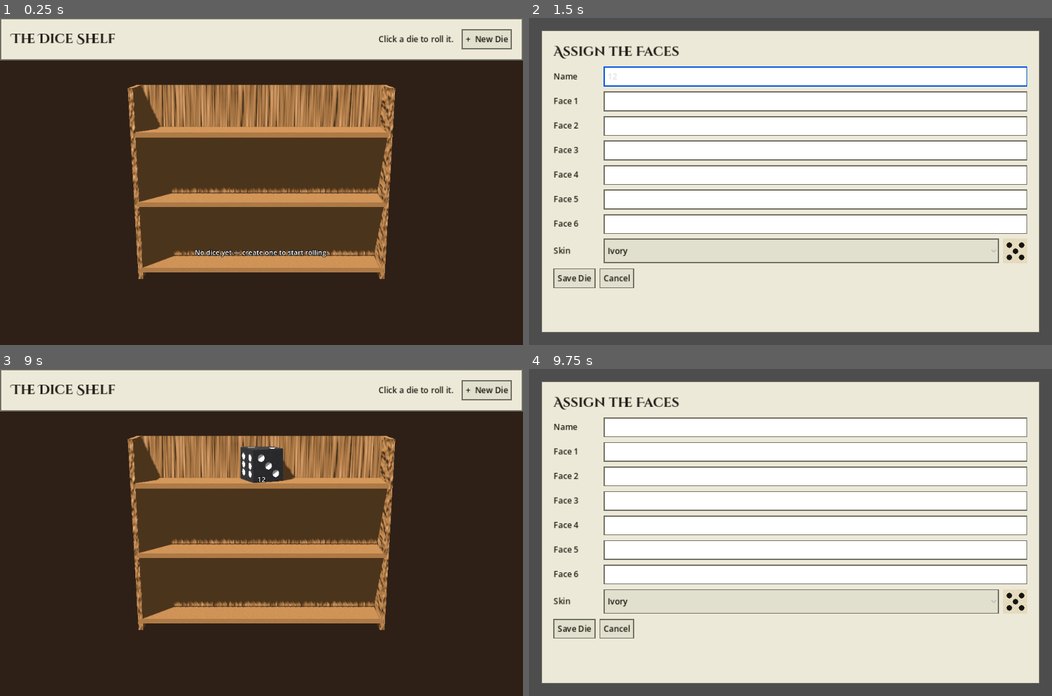
Above: before the commit, frames 1-4 (two rows, left to right).
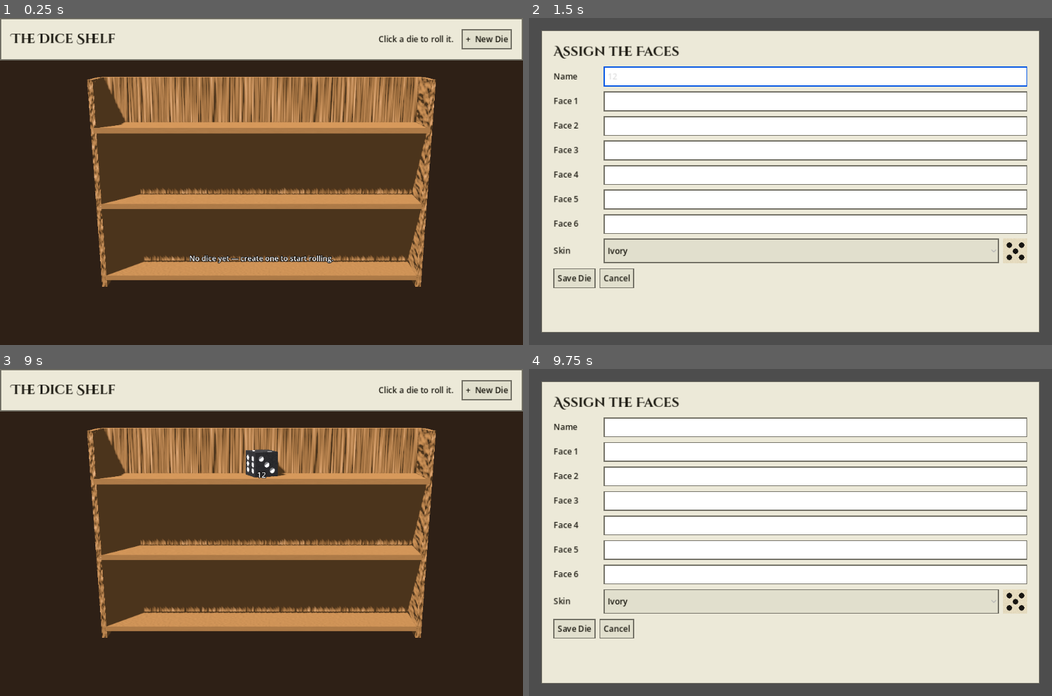
Above: after the commit, the same moments.

Repository: siyangsun/gamba
Game: Godot game, scene res://main.tscn
The game is run twice, just before and just after one commit, with the same random seed, the same clock (stepped at 60 frames per second) and the same inputs. Sound files missing from this copy of the repository are replaced by a short silence.
Inputs (mouse positions are in pixels of both pictures, inside the frame that each line leads up to):
- Up to frame 1 (0.25 s): no input
- Up to frame 2 (1.5 s): click "+ New Die" at 0.5 s; click (816, 76) at 1.27 s; type "12" at 1.35 s
- Up to frame 3 (9 s): click (287, 450) at 1.5 s; type "12" at 1.58 s; click (287, 476) at 1.73 s; type "12" at 1.82 s; click (287, 503) at 2.02 s; type "12" at 2.1 s; click (287, 525) at 2.25 s; type "12" at 2.33 s; click (287, 552) at 2.48 s; type "12" at 2.57 s; click (287, 578) at 2.77 s; type "12" at 2.85 s; click "Ivory" at 3.5 s; click "Ivory" at 4.25 s; click "Ivory" at 5 s; click "Cancel" at 5.75 s; click "Onyx" at 6.5 s; click "Onyx" at 7.25 s; click "Onyx" at 8 s; click "Save Die" at 8.75 s
- Up to frame 4 (9.75 s): click "+ New Die" at 9.5 s

The runs differ from the first frame. In frame 1, 20% of the frame differs, in the area x 16-84%, y 18-83%; in frame 2, nothing differs; in frame 3, 20%; in frame 4, nothing differs.

Commit message:
tune shelf zoom to 1.2x, shrink shelf dice ~30%, and widen the shelves ~20%
Co-Authored-By: Claude Sonnet 5 <noreply@anthropic.com>

Diff:
--- a/main.gd
+++ b/main.gd
@@ -20,7 +20,9 @@
 # candlelit room instead
 const ARENA_BG_COLOR := Color(0.55, 0.60, 0.66)
 const SHELF_BG_COLOR := Color8(46, 32, 22)
-const SHELF_ZOOM := 1.3  # "30% zoomed out" from the tight framing
+const SHELF_ZOOM := 1.2  # "zoomed out" from the tight framing
+const SHELF_DIE_SCALE := 0.7  # dice shown ~30% smaller on the shelf
+const SHELF_WIDTH_SCALE := 1.2  # shelves ~20% wider than the die grid needs
 
 var _state: State = State.SHELF
 var _shelf: ShelfPanel
@@ -252,7 +254,7 @@
 	_shelf_die_preset.clear()
 
 	var tiers := maxi(3, ceili(float(presets.size()) / TIER_COLS))
-	var half_w := TIER_COLS * DIE_SPACING * 0.5 + 0.5
+	var half_w := (TIER_COLS * DIE_SPACING * 0.5 + 0.5) * SHELF_WIDTH_SCALE
 	var base_y := 0.4
 	var top_y := base_y + float(tiers - 1) * TIER_HEIGHT
 	# frame spans from just under the bottom plank to well above the top
@@ -285,7 +287,7 @@
 		var col_in_tier := i % TIER_COLS
 		var x := (col_in_tier - float(cols_here - 1) * 0.5) * DIE_SPACING
 		var plank_y := top_y - float(t) * TIER_HEIGHT
-		var die_y := plank_y + PLANK_THICKNESS * 0.5 + 0.5
+		var die_y := plank_y + PLANK_THICKNESS * 0.5 + 0.5 * SHELF_DIE_SCALE
 
 		var p: DicePreset = presets[i]
 		var d := Die.new()
@@ -293,6 +295,7 @@
 		d.freeze = true
 		d.position = Vector3(x, die_y, -0.15)
 		d.rotation_degrees = Vector3(0, 25, 0)
+		d.scale = Vector3.ONE * SHELF_DIE_SCALE
 		d.set_skin(p.theme)
 		_shelf_dice.append(d)
 		_shelf_die_preset[d] = p
